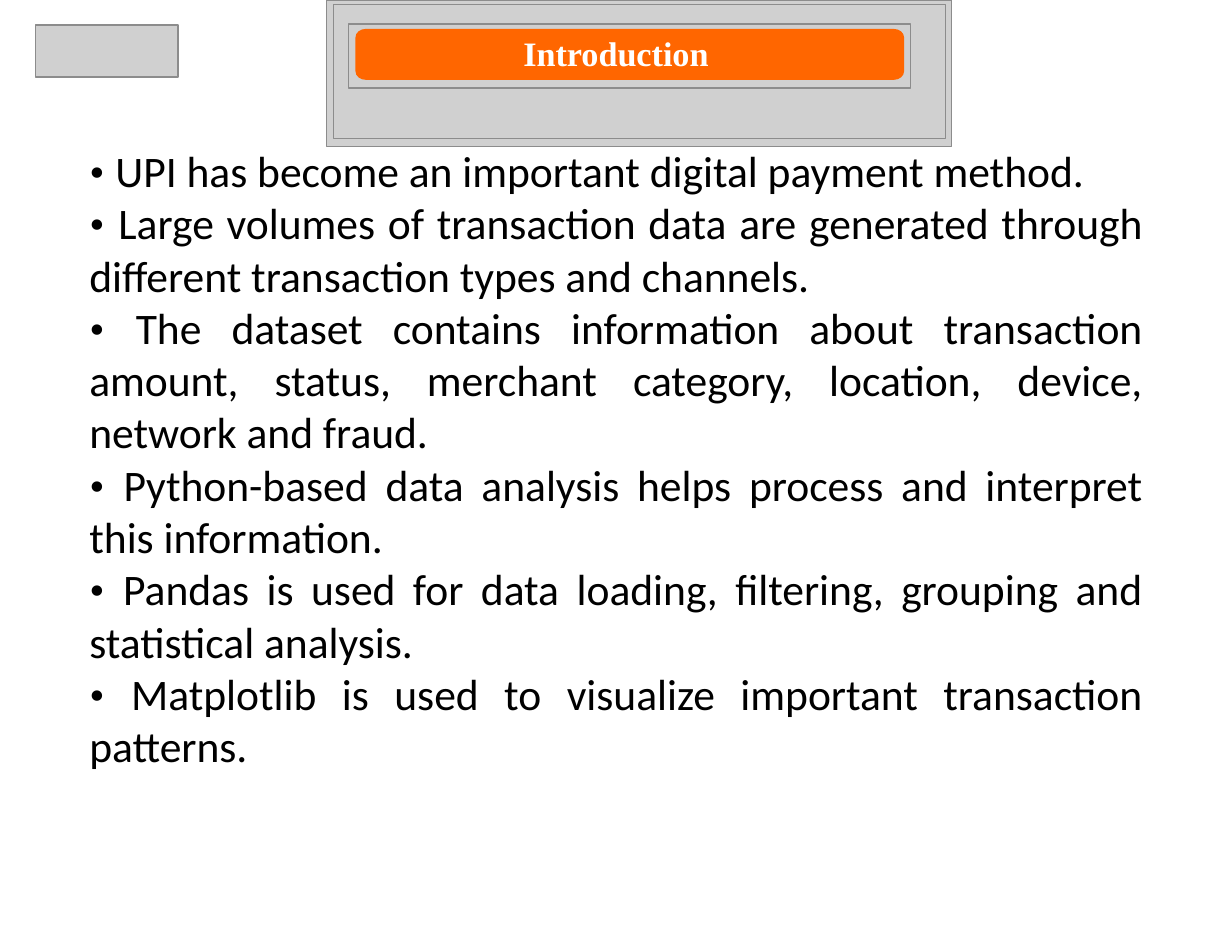
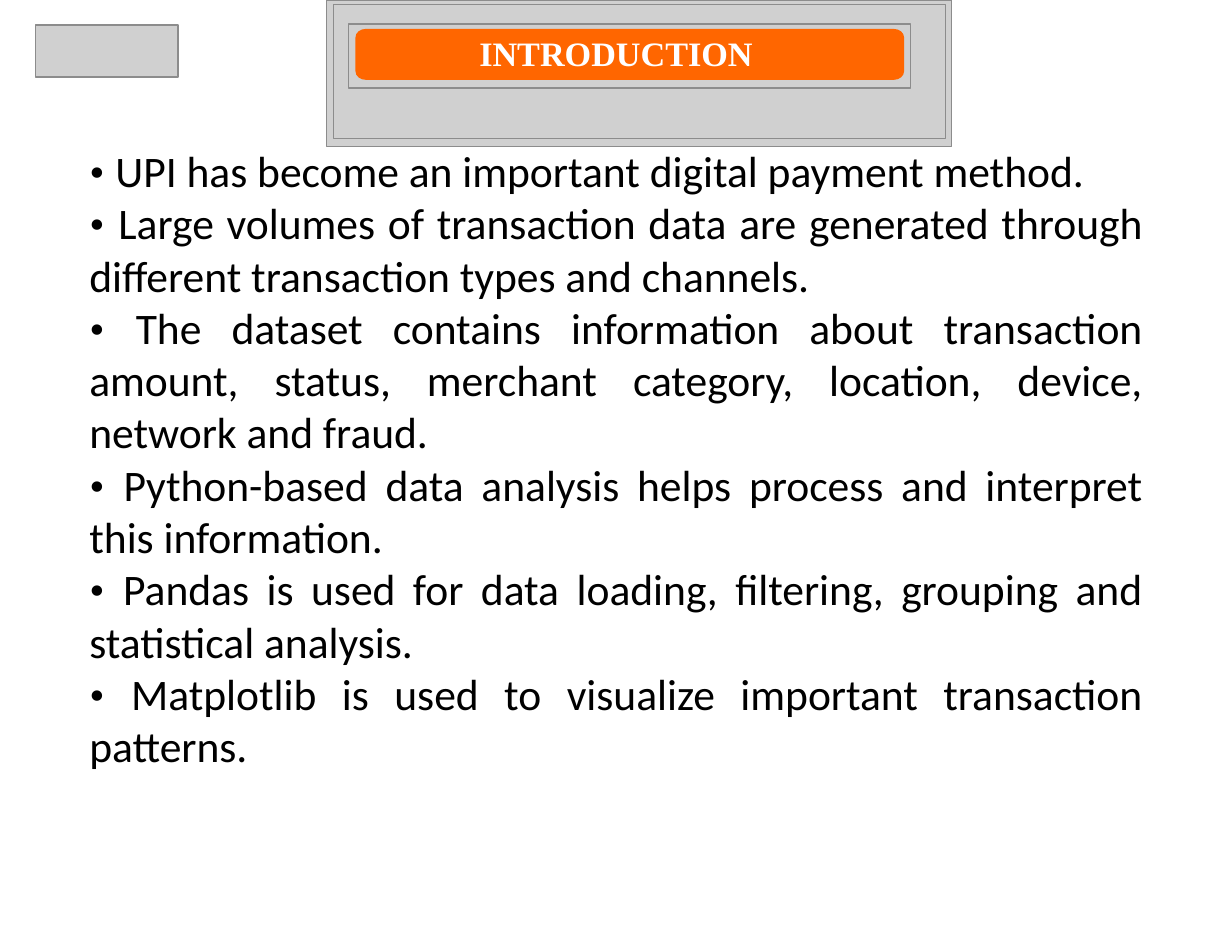
Before and after one commit to ManojReddyTetala/UPI-Transaction-Analysis, a slide deck: slide 4 of PPTs/REVIEW - 2.pptx. Drawn at 1232x952 pixels with LibreOffice and Linux fonts; fonts in the diff are those of the drawing; grey boxes stand for pictures. Boxes give left, top, right and bottom in pixels: in the first picture for what was removed or moved away, otherwise in the second. Text is boxed around its words. In the diff, an @@ line names an element or a change of style, - is before the commit and + after.

```diff
--- a/PPTs/REVIEW - 2.pptx
+++ b/PPTs/REVIEW - 2.pptx
@@ text at [479, 43, 752, 67]: text changed @@
-Introduction
+INTRODUCTION
```
Also in this commit, not shown: 10 other slides changed, 3 other files.
